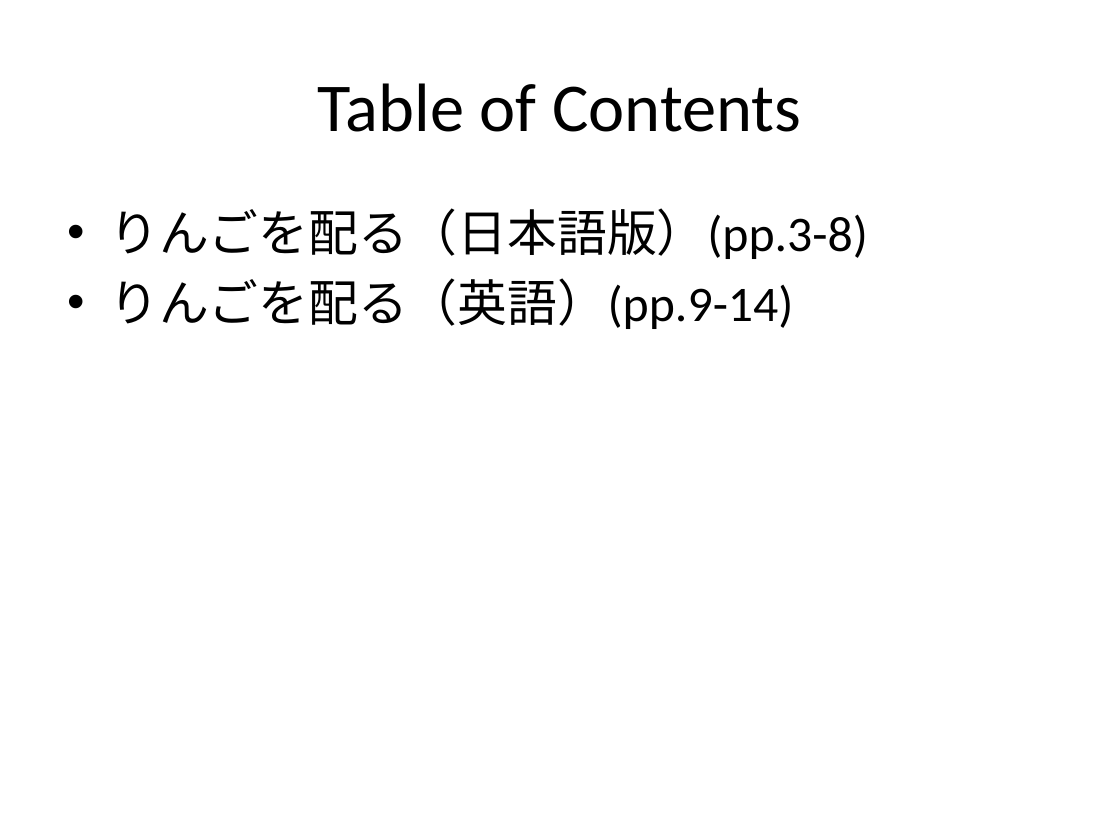
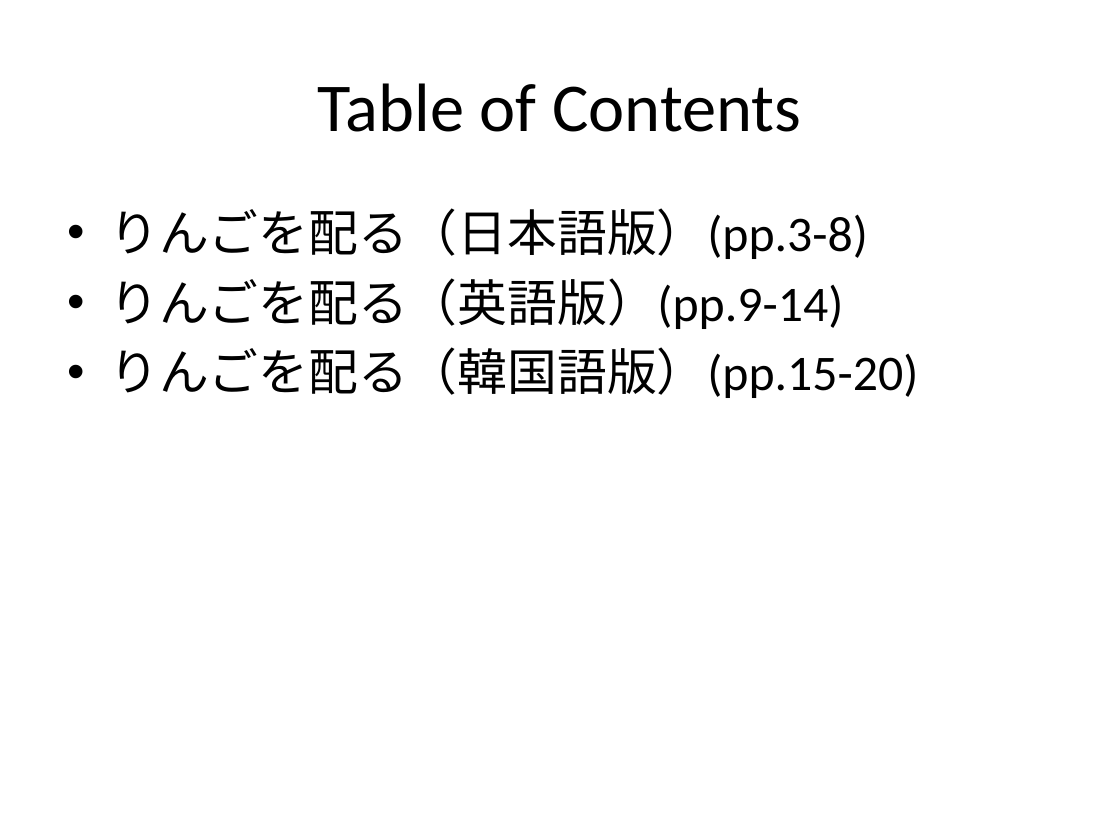
Before and after one commit to takehiko/oomdoc, a slide deck: slide 1 of image/dealout.pptx. Drawn at 1120x840 pixels with LibreOffice and Linux fonts; fonts in the diff are those of the drawing. Boxes give left, top, right and bottom in pixels: in the first picture for what was removed or moved away, otherwise in the second. Text is boxed around its words. In the diff, an @@ line names an element or a change of style, - is before the commit and + after.

```diff
--- a/image/dealout.pptx
+++ b/image/dealout.pptx
@@ text at (x1=109, y1=278, x2=918, y2=398): text changed @@
-• りんごを配る（英語）(pp.9-14)
+• りんごを配る（英語版）(pp.9-14)
+• りんごを配る（韓国語版）(pp.15-20)
```
Also in this commit, not shown: 1 other slide changed, 6 slides added, 3 other files.
